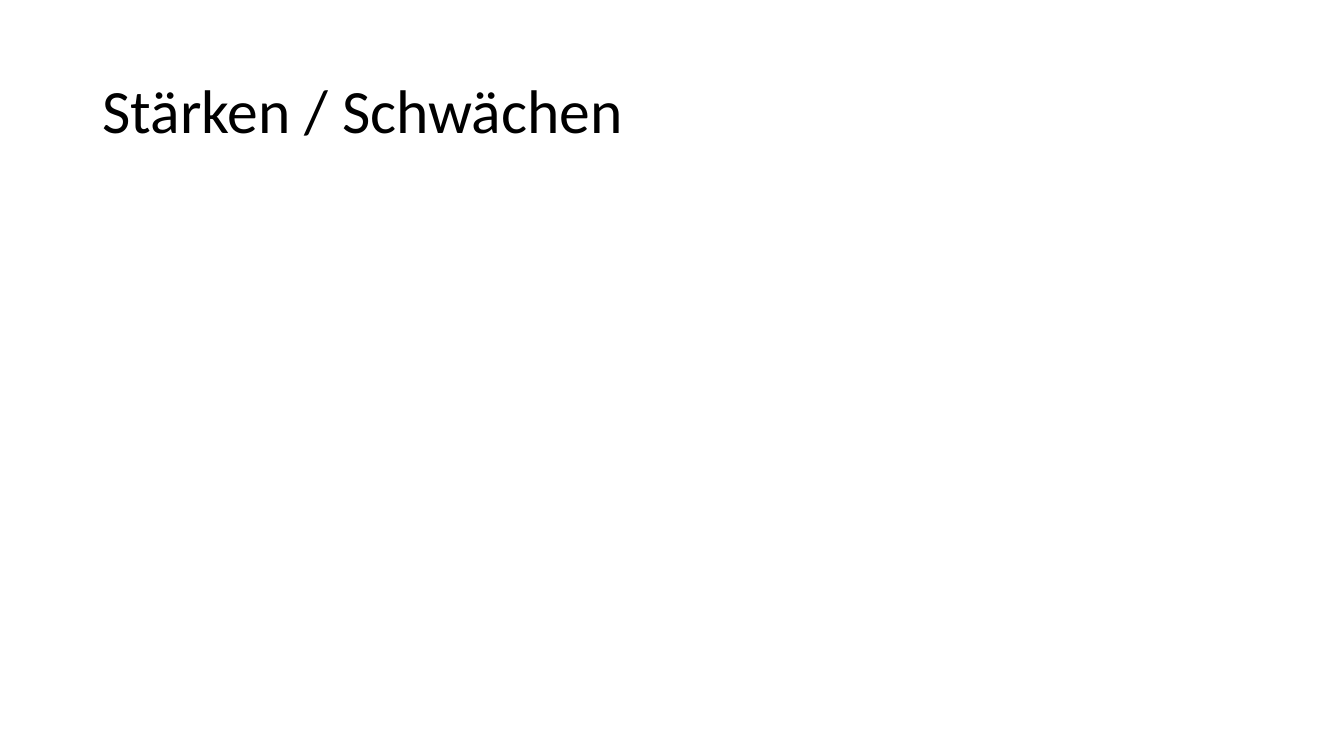
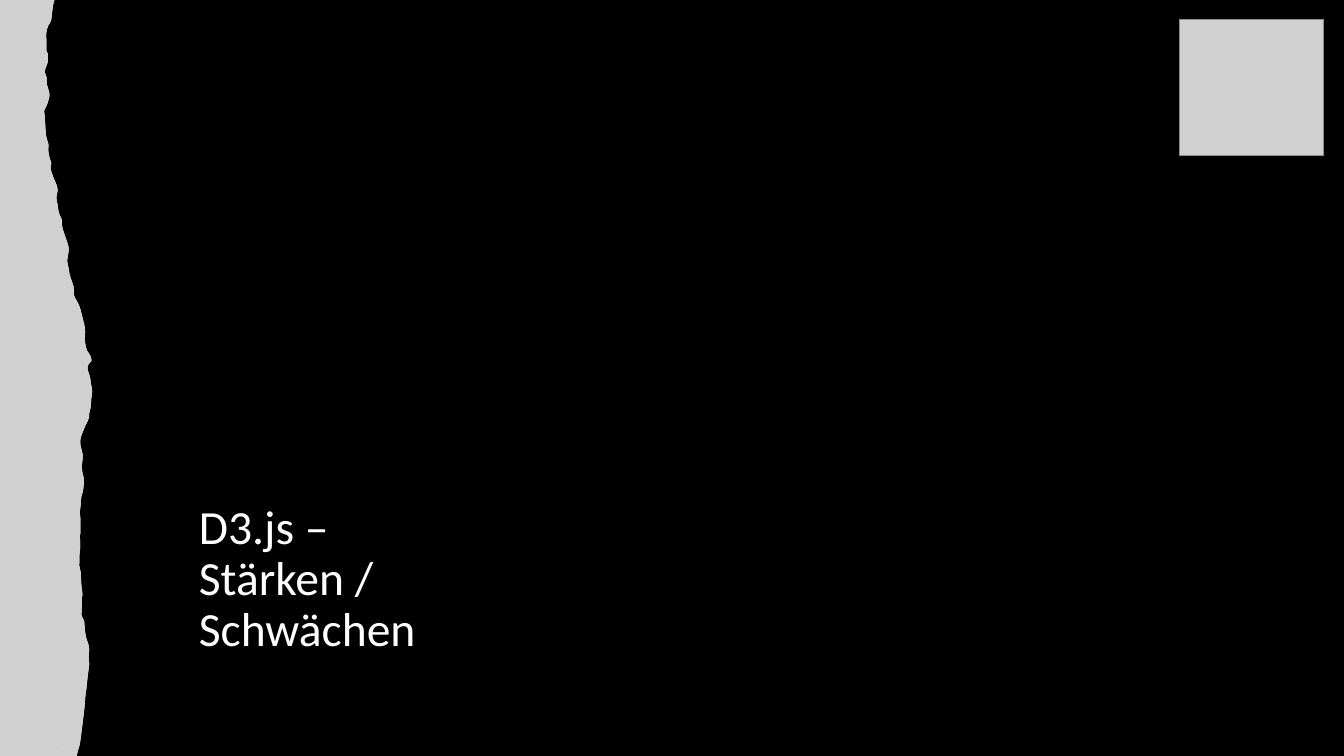
Before and after one commit to anna-staub/leiterlispiel, a slide deck: slide 6 of documents/JavaScript_Libraries/Gruppe_C_Praesentation_JSLibraries.pptx. Drawn at 1344x756 pixels with LibreOffice and Linux fonts; fonts in the diff are those of the drawing; grey boxes stand for pictures. Boxes give left, top, right and bottom in pixels: in the first picture for what was removed or moved away, otherwise in the second. Text is boxed around its words. In the diff, an @@ line names an element or a change of style, - is before the commit and + after.

```diff
--- a/documents/JavaScript_Libraries/Gruppe_C_Praesentation_JSLibraries.pptx
+++ b/documents/JavaScript_Libraries/Gruppe_C_Praesentation_JSLibraries.pptx
@@ background #FFFFFF to #000000 @@
@@ freeform shape added at [1, 0, 92, 756], fill #FFFFFF @@
@@ picture added at [1, 0, 92, 756] @@
@@ picture added at [1181, 19, 1325, 155] @@
@@ title "D3.js – Stärken / Schwächen" at [199, 511, 415, 647]: vertical alignment middle to bottom @@
@@ title at [199, 511, 415, 647]: text changed; size 44 to 34 pt; text colour #000000 to #FFFFFF @@
-Stärken / Schwächen
+D3.js – Stärken / Schwächen
```
Also in this commit, not shown: 8 other slides changed, 2 slides added, 1 slide removed, 3 other files.
